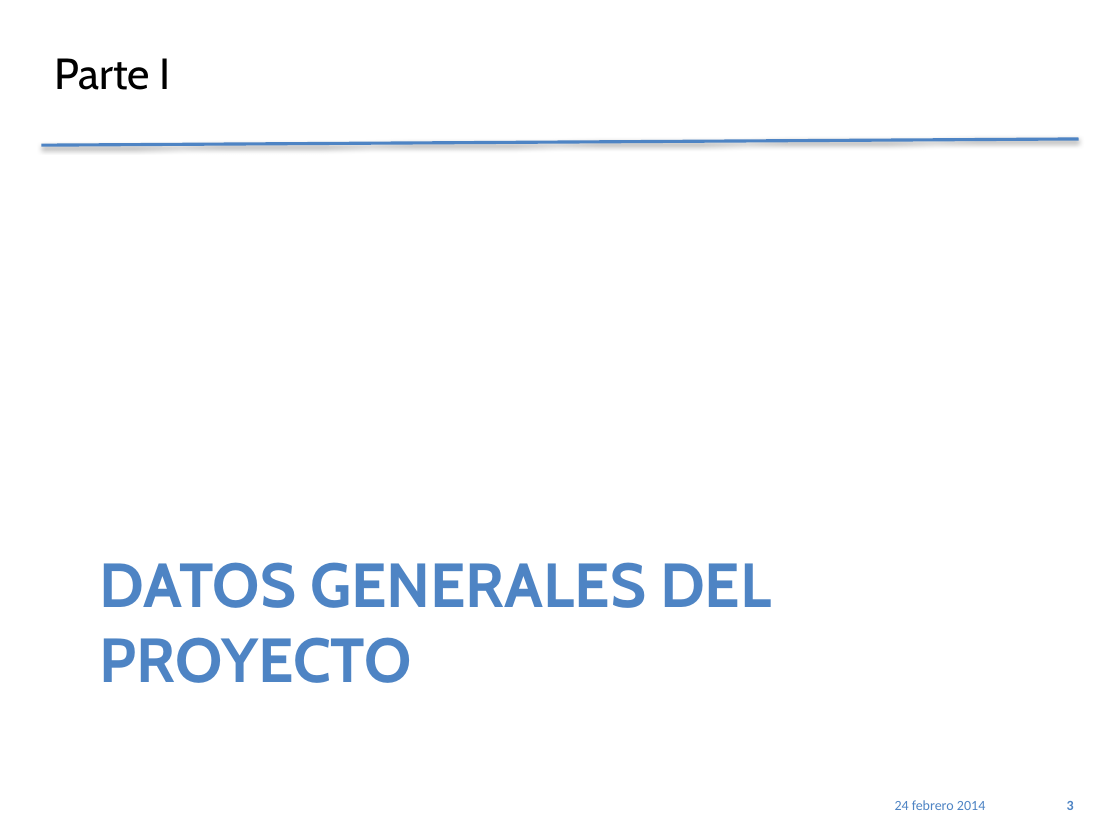
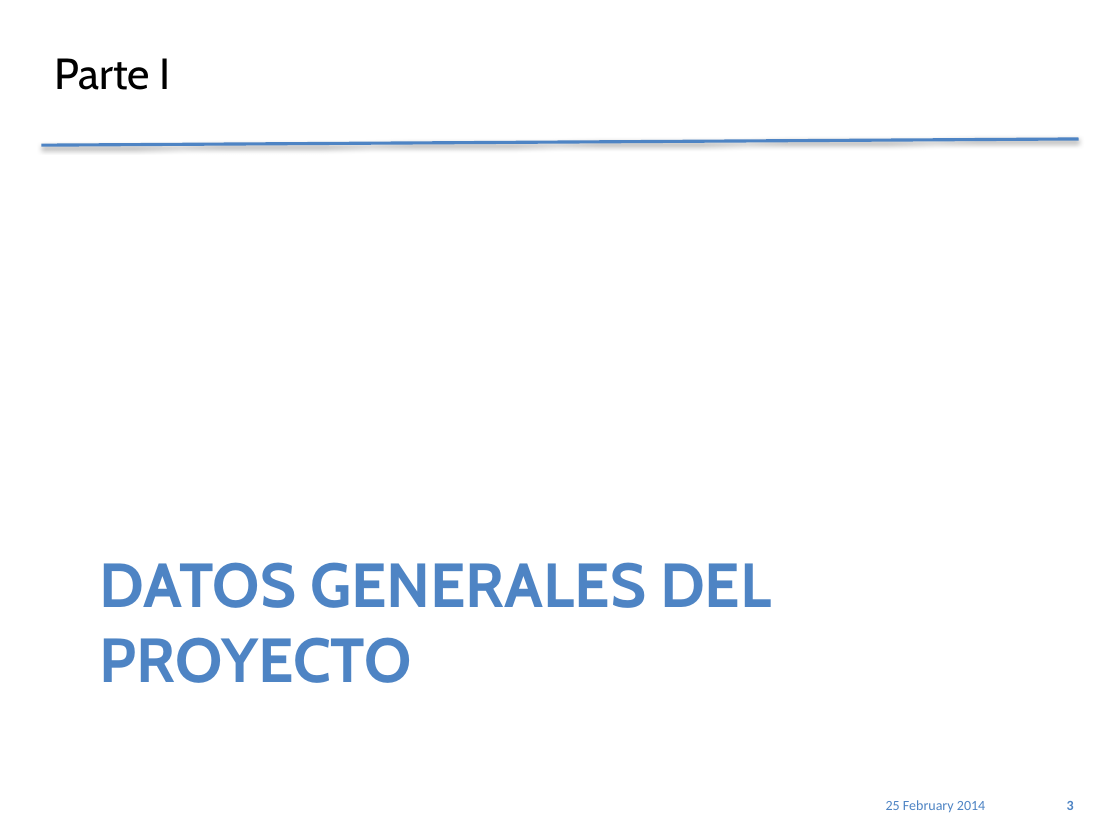
Before and after one commit to jholoc/proyectoScrapy, a slide deck: slide 3 of PlantillaPresetnacionPracticum_4.1.pptx. Drawn at 1120x840 pixels with LibreOffice and Linux fonts; fonts in the diff are those of the drawing. Boxes give left, top, right and bottom in pixels: in the first picture for what was removed or moved away, otherwise in the second. Text is boxed around its words. In the diff, an @@ line names an element or a change of style, - is before the commit and + after.

```diff
--- a/PlantillaPresetnacionPracticum_4.1.pptx
+++ b/PlantillaPresetnacionPracticum_4.1.pptx
@@ text at [886, 800, 985, 812]: text changed @@
-24 febrero 2014
+25 February 2014
```
Also in this commit, not shown: 6 other slides changed, 1 slide added, 4 slides removed, 1 other file.
